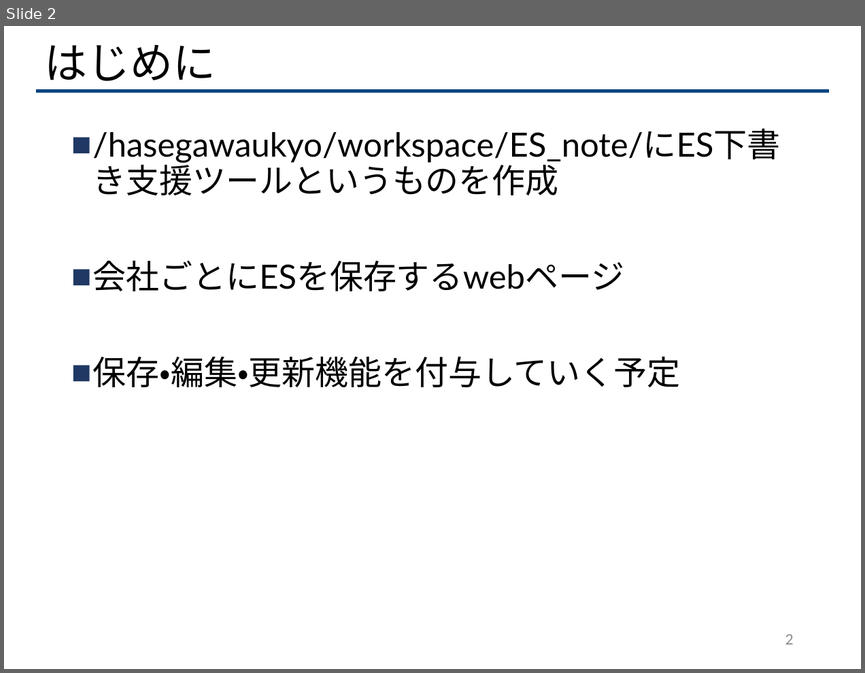
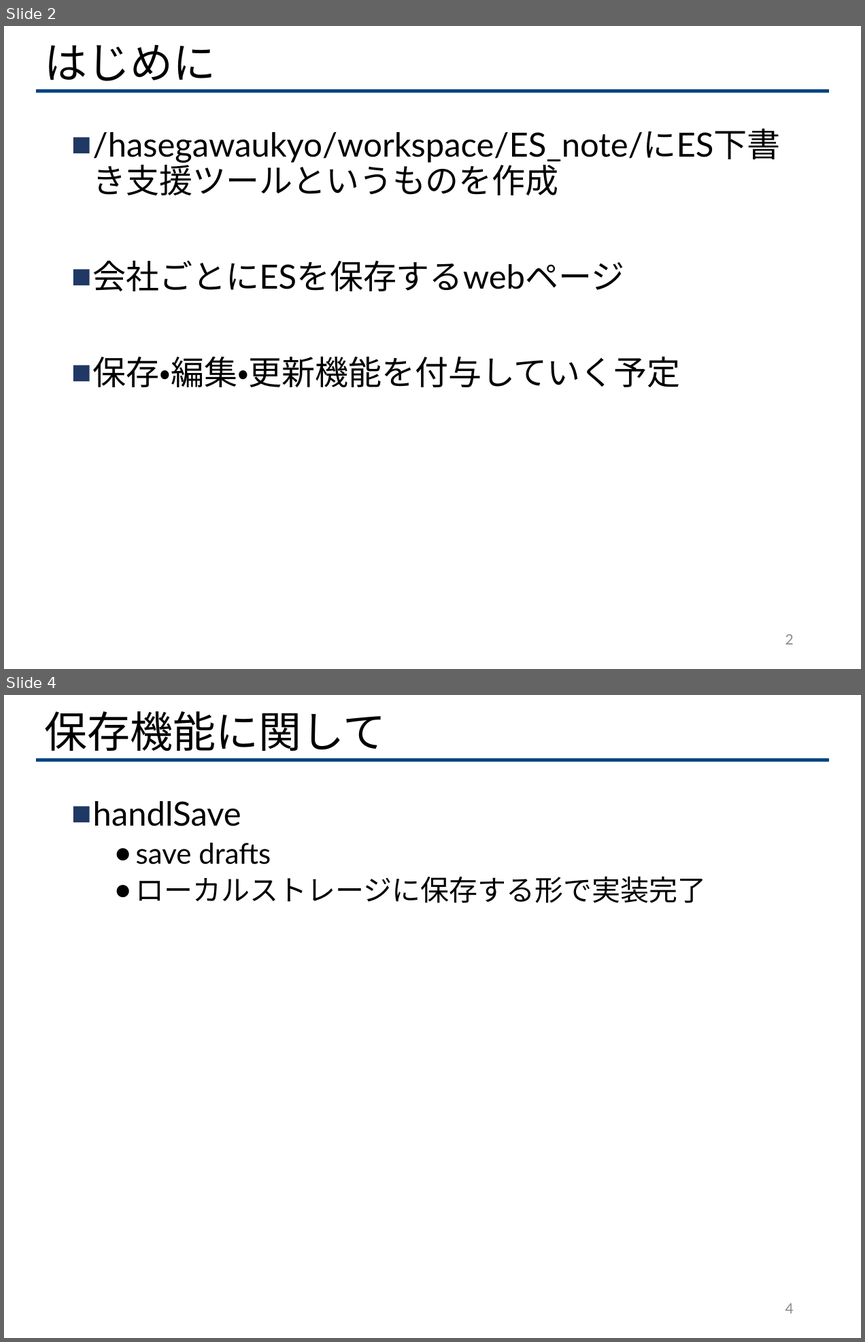
Before and after one commit to ukyo-hasegawa/ES_note, a slide deck: ES支援ツールに関して.pptx. Shown one above the other, each under a label of ours: slide 2 before the commit, slides 2 and 4 after it; the slides between them are not shown. The pictures are 865x673 and 865x1342 pixels, drawn with LibreOffice and Linux fonts; fonts in the diff are those of the drawing. Boxes give left, top, right and bottom in pixels: in the first picture for what was removed or moved away, otherwise in the second. Text is boxed around its words. In the diff, an @@ line names an element or a change of style, - is before the commit and + after.

```diff
--- a/ES支援ツールに関して.pptx
+++ b/ES支援ツールに関して.pptx
@@ slide 4 added at bbox=[4, 695, 861, 1338], background #FFFFFF; not listed: 1 template element that a slide beside it also shows @@
@@ title added at bbox=[45, 711, 386, 751], 36 pt, text #000000 @@
+保存機能に関して
@@ text added at bbox=[93, 801, 706, 903], 24 pt, text #000000 @@
+■ handlSave
+  ● save drafts
+  ● ローカルストレージに保存する形で実装完了
@@ page number added at bbox=[785, 1303, 793, 1313], 12 pt, text #8C8C8C @@
+4
```
Also in this commit, not shown: 1 slide changed, 1 other slide added, 1 slide removed, 1 other file.
